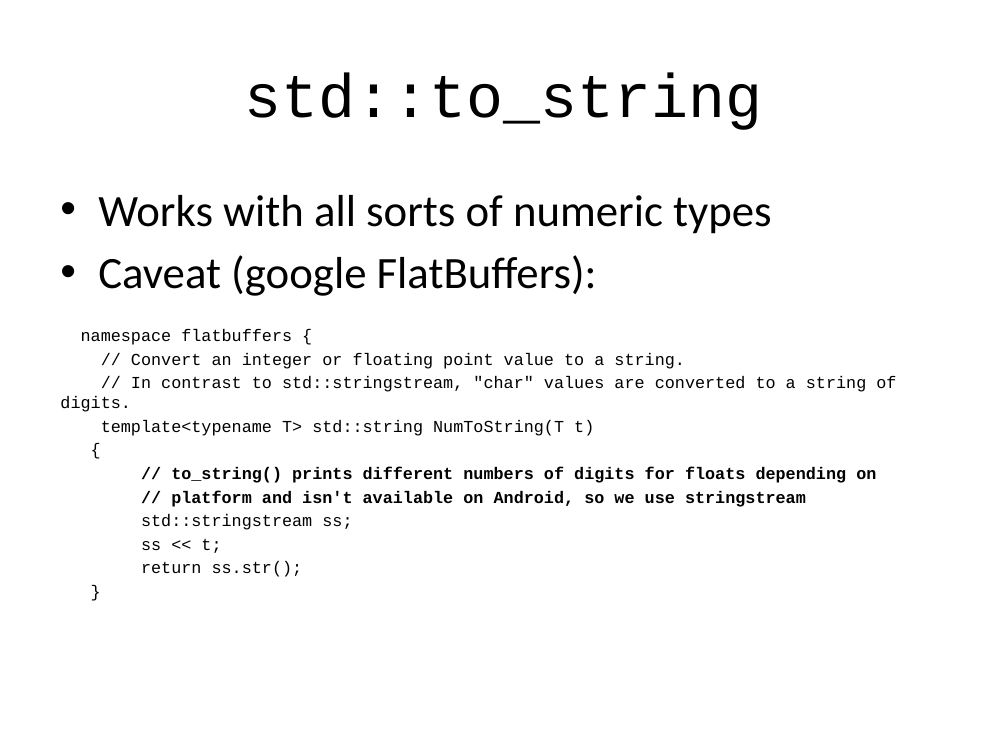
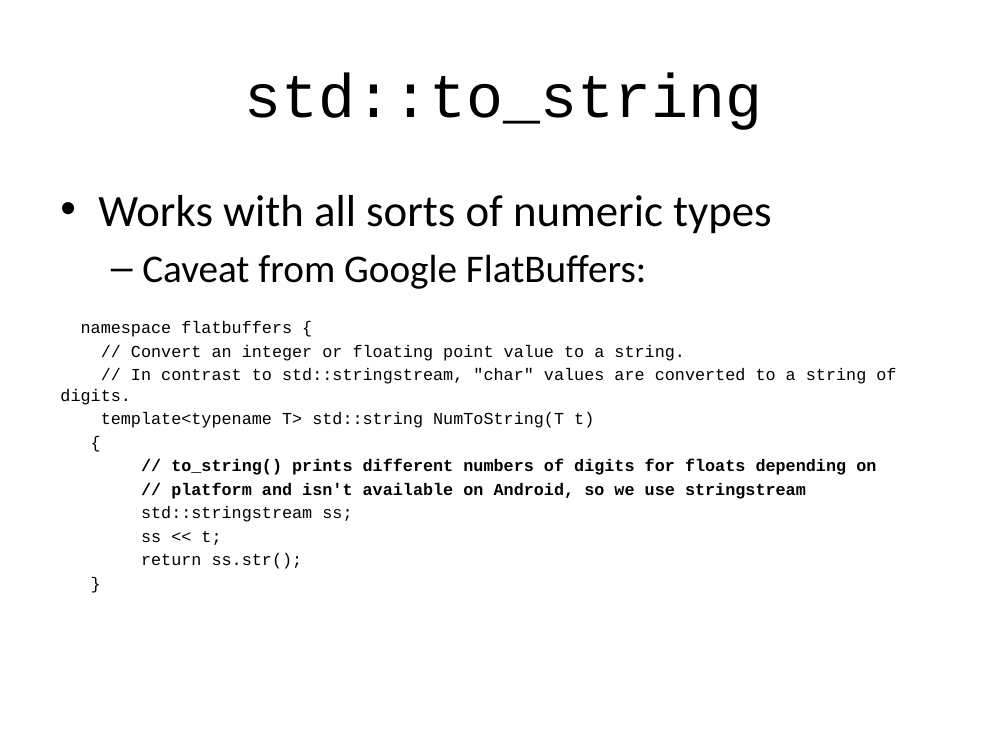
Before and after one commit to fellmad/FunWithCpp11, a slide deck: slide 49 of doc/Fun_with_C++11.pptx (slide 46 before the commit). Drawn at 1008x756 pixels with LibreOffice and Linux fonts; fonts in the diff are those of the drawing. Boxes give left, top, right and bottom in pixels: in the first picture for what was removed or moved away, otherwise in the second. Text is boxed around its words. In the diff, an @@ line names an element or a change of style, - is before the commit and + after.

```diff
--- a/doc/Fun_with_C++11.pptx
+++ b/doc/Fun_with_C++11.pptx
@@ text at <box>142,254,646,289</box>: text changed; size 32 to 28 pt @@
-• Caveat (google FlatBuffers):
+  – Caveat from Google FlatBuffers:
```
Also in this commit, not shown: 18 other slides changed, 6 slides added, 1 slide removed.
